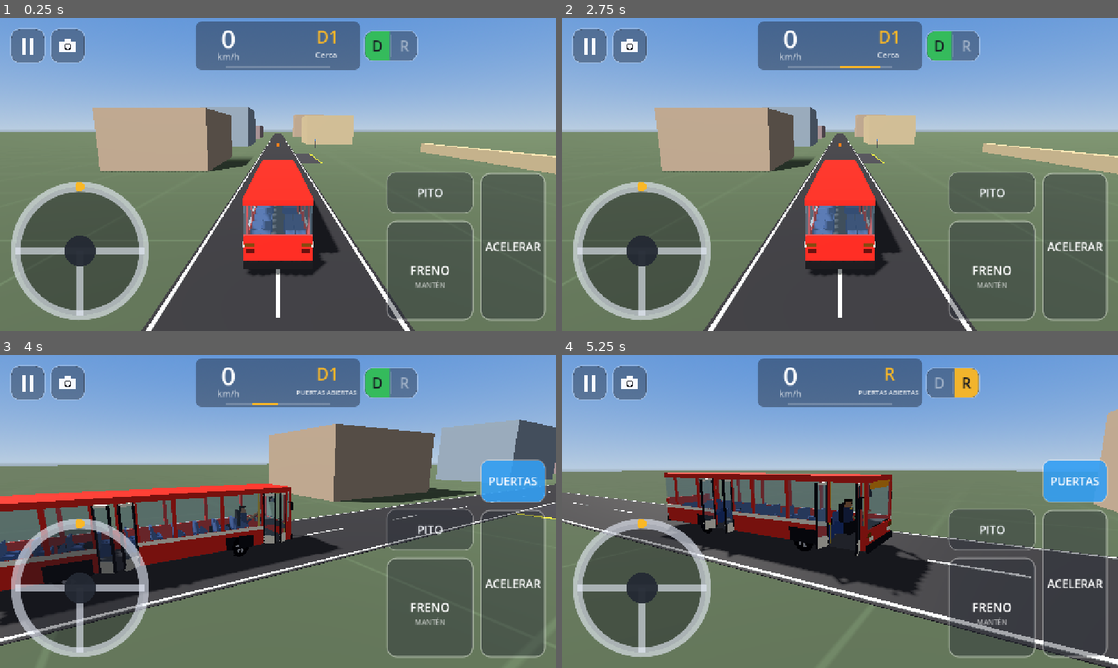
Above: before the commit, frames 1-4 (two rows, left to right).
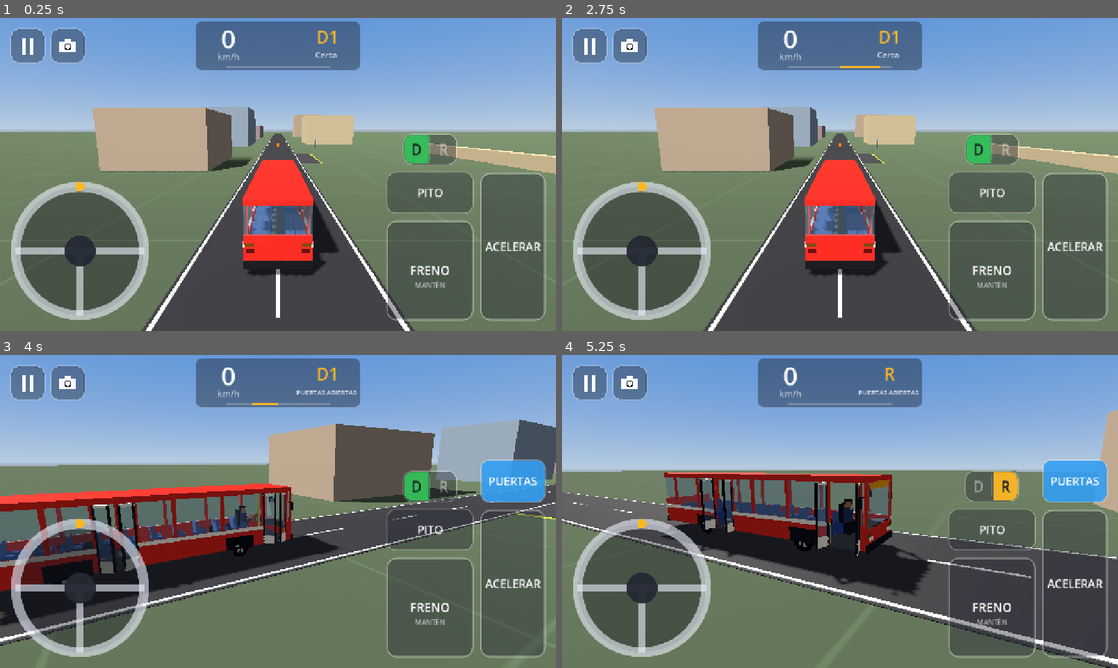
Above: after the commit, the same moments.

Repository: farestagegames/buseta
Game: Godot game, scene res://scenes/test/test_drive.tscn
The game is run twice, just before and just after one commit, with the same random seed, the same clock (stepped at 60 frames per second) and the same inputs. This scene is started directly instead of the project's main scene. Sound files missing from this copy of the repository are replaced by a short silence.
Inputs (mouse positions are in pixels of both pictures, inside the frame that each line leads up to):
- Up to frame 1 (0.25 s): no input
- Up to frame 2 (2.75 s): tap Enter at 0.5, 2 s; move the mouse to (962, 158) at 0.52 s; hold D 0.53-1.25 s; hold Shift 0.53-1.25 s; click (962, 158) at 0.67 s; tap Space at 0.77, 1.25 s; drag from (728, 190) to (812, 237) at 1.27 s; move the mouse to (895, 105) at 2.02 s; hold D from 2.03 s (still down); tap Ctrl at 2.1 s
- Up to frame 3 (4 s): release D at 2.75 s; tap Space at 2.75, 3.77 s; drag from (250, 574) to (111, 464) at 2.77 s; tap Enter at 3.5 s; move the mouse to (444, 558) at 3.52 s; hold A from 3.53 s (still down); tap F at 3.6 s
- Up to frame 4 (5.25 s): release A at 4.25 s; drag from (673, 464) to (756, 433) at 4.27 s; move the mouse to (867, 511) at 5.02 s; hold S from 5.03 s (still down); tap R at 5.1 s; click (867, 511) at 5.17 s

The runs differ from the first frame. In frame 1, 1.8% of the frame differs, in the area x 65-83%, y 4-47%; in frame 2, 1.8%; in frame 3, 1.7%; in frame 4, 1.8%.

Commit message:
Move the compact drive/reverse switch back beside the pedals, just above the horn.
Co-Authored-By: Claude Opus 5.5 <noreply@anthropic.com>

Diff:
--- a/scripts/ui/drive_hud.gd
+++ b/scripts/ui/drive_hud.gd
@@ -12,7 +12,7 @@
 ## The pause and camera buttons in the top corner.
 const CORNER_BUTTON := 80.0
 const PAUSE_STRIP_WIDTH := 240.0
-## The drive and reverse switch, at the right end of the speed readout.
+## The drive and reverse switch, just above the horn on the right thumb's side.
 const GEAR_SIZE := Vector2(124.0, 72.0)
 
 var wheel: SteeringWheelControl
@@ -82,7 +82,6 @@
 	gauge = HudGauge.new()
 	_place(gauge, Vector2(0.5, 0.0), Vector2(-190.0, 8.0), Vector2(380.0, 112.0))
 	_root.add_child(gauge)
-	_place(gear_switch, Vector2(0.5, 0.0), Vector2(190.0 + 8.0, 8.0 + (112.0 - GEAR_SIZE.y) / 2.0), GEAR_SIZE)
 
 	_frame_rate = Label.new()
 	_frame_rate.add_theme_font_size_override("font_size", 18)
@@ -268,6 +267,9 @@
 	horn.released.connect(func() -> void: GameEvents.horn_changed.emit(false))
 	gear_switch = GearSwitch.new()
 	gear_switch.compact = true
+	var horn_left := -EDGE - 150.0 - GAP - 200.0
+	_place(gear_switch, Vector2(1.0, 1.0), Vector2(horn_left + (200.0 - GEAR_SIZE.x) / 2.0,
+		-EDGE - 230.0 - GAP - 96.0 - GAP - GEAR_SIZE.y), GEAR_SIZE)
 	gear_switch.gear_toggled.connect(GameEvents.gear_toggle_requested.emit)
 	_controls.add_child(gear_switch)
 
Not shown, changed: DECISIONS.md
